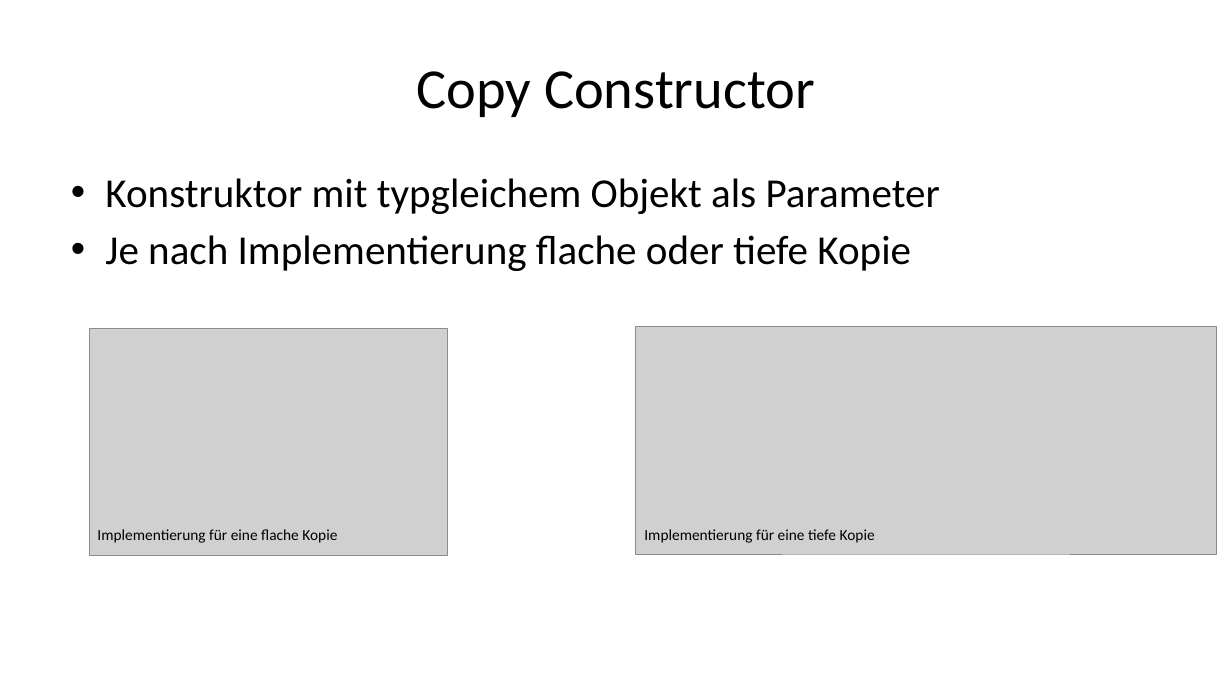
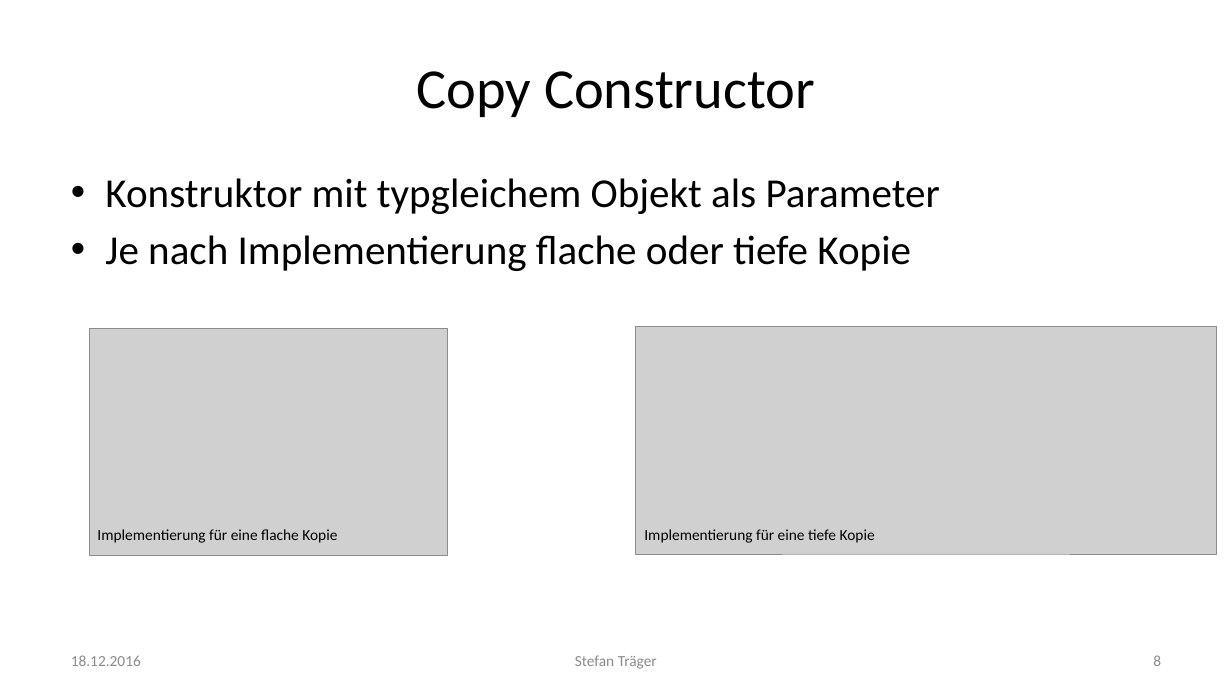
Before and after one commit to doubleSlashde/brownbagLunchCloneObjectsInJava, a slide deck: slide 8 of Klonen von Objekten in Java.pptx (slide 6 before the commit). Drawn at 1232x693 pixels with LibreOffice and Linux fonts; fonts in the diff are those of the drawing; grey boxes stand for pictures. Boxes give left, top, right and bottom in pixels: in the first picture for what was removed or moved away, otherwise in the second. Text is boxed around its words. In the diff, an @@ line names an element or a change of style, - is before the commit and + after.

```diff
--- a/Klonen von Objekten in Java.pptx
+++ b/Klonen von Objekten in Java.pptx
@@ text added at box(71, 655, 141, 666), 12 pt, text #8C8C8C @@
+18.12.2016
@@ text added at box(575, 655, 657, 669), 12 pt, text #8C8C8C @@
+Stefan Träger
@@ page number added at box(1153, 655, 1161, 666), 12 pt, text #8C8C8C @@
+8
```
Also in this commit, not shown: 7 other slides changed, 3 slides added, 1 slide removed, 2 other files.
